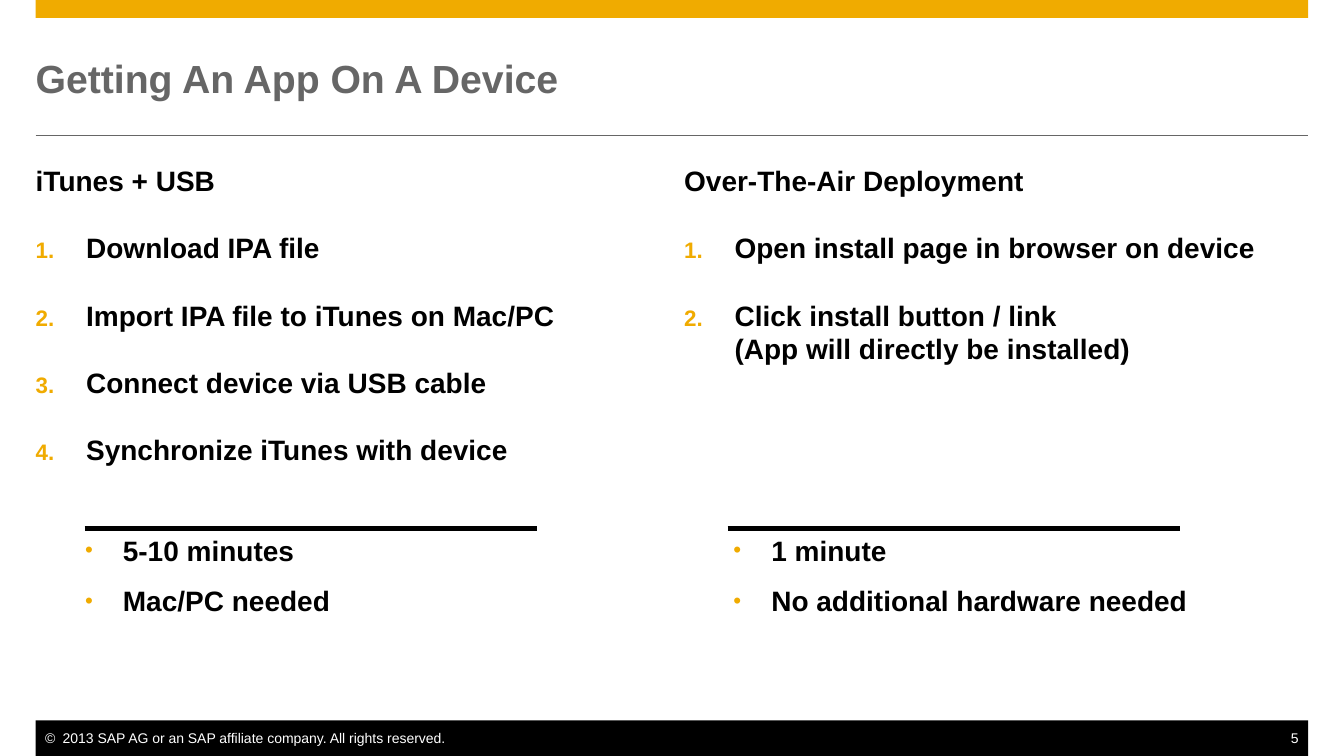
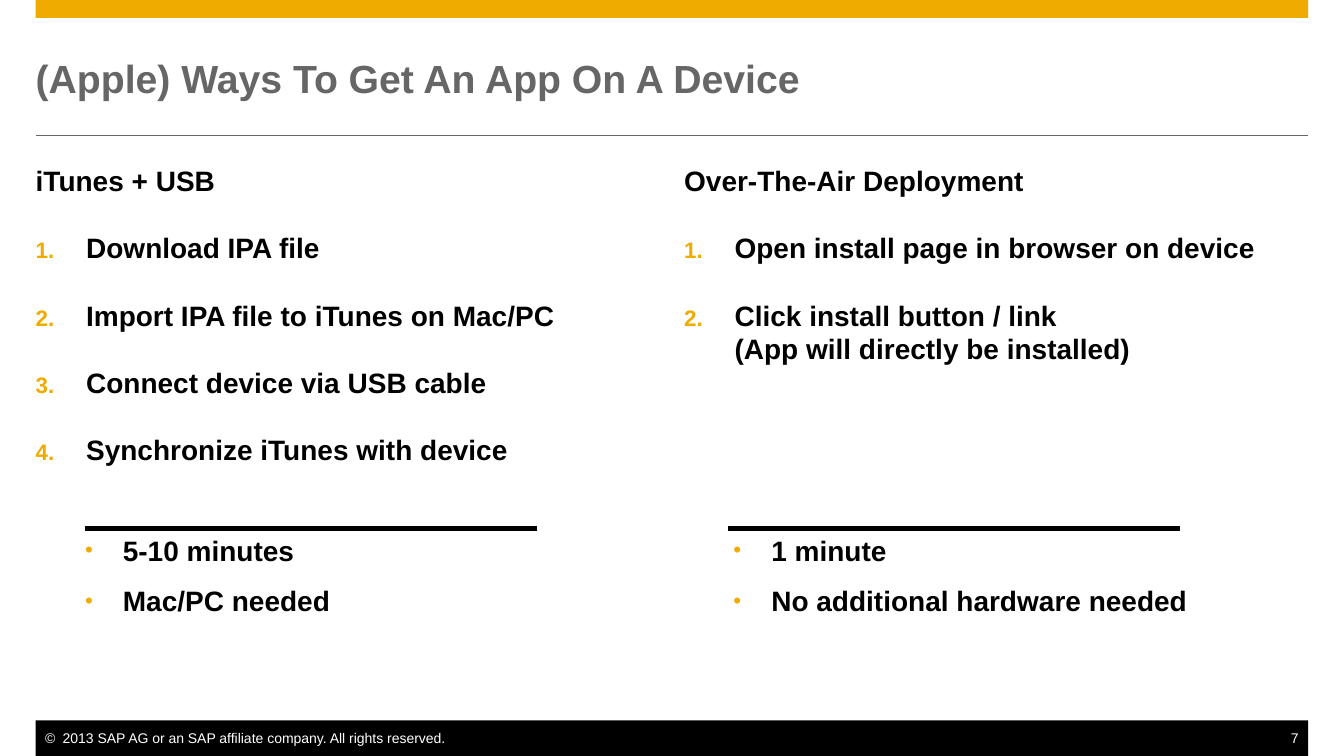
Before and after one commit to marcusholl/OTAService, a slide deck: slide 7 of docs/OTAService.pptx (slide 5 before the commit). Drawn at 1344x756 pixels with LibreOffice and Linux fonts; fonts in the diff are those of the drawing. Boxes give left, top, right and bottom in pixels: in the first picture for what was removed or moved away, otherwise in the second. Text is boxed around its words. In the diff, an @@ line names an element or a change of style, - is before the commit and + after.

```diff
--- a/docs/OTAService.pptx
+++ b/docs/OTAService.pptx
@@ title at <box>36,64,799,101</box>: text changed @@
-Getting An App On A Device
+(Apple) Ways To Get An App On A Device
@@ page number at <box>1291,733,1299,743</box>: text changed @@
-5
+7
```
Also in this commit, not shown: 1 other slide changed, 2 slides added.
